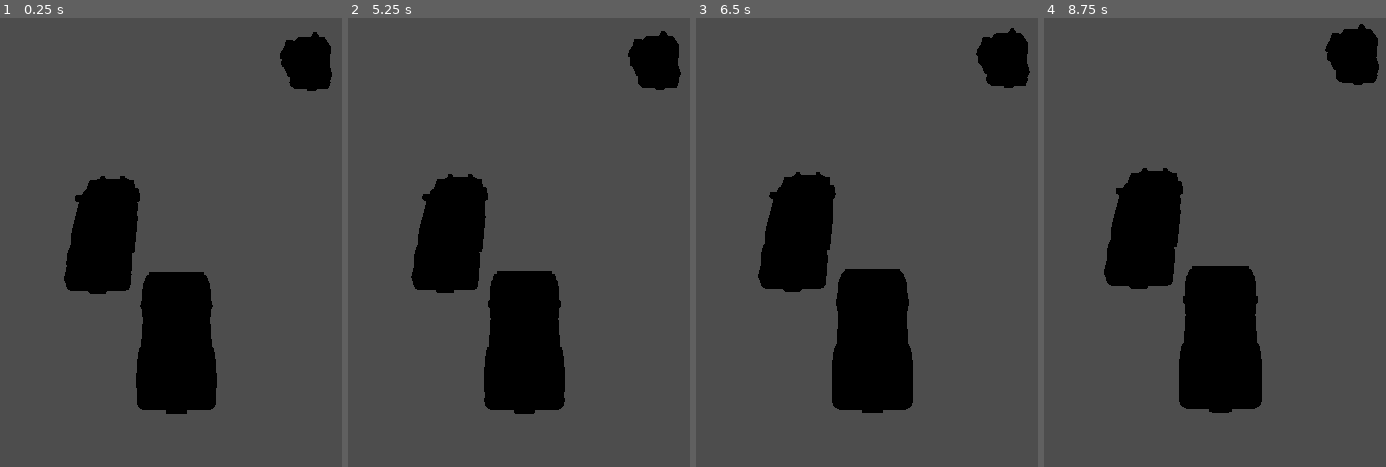
Above: before the commit, frames 1-4 (left to right).
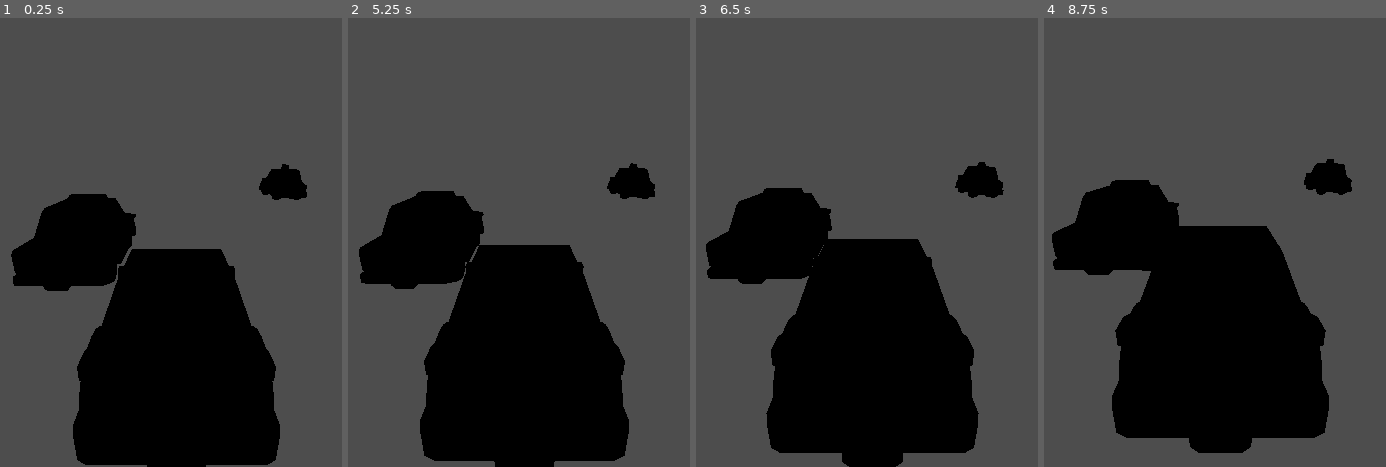
Above: after the commit, the same moments.

Repository: roverem/outrun
Game: Godot game, scene res://game.tscn
Same seed, same stepped clock (60 frames per second), same inputs: the game is played once before the commit and once after it.
Inputs:
- Up to frame 1 (0.25 s): no input
- Up to frame 2 (5.25 s): tap Enter at 0.5, 2, 3.5 s; tap Space at 1.25, 2.75 s
- Up to frame 3 (6.5 s): no input
- Up to frame 4 (8.75 s): no input

The runs differ from the first frame. In frame 1, 23% of the frame differs, in the area x 3-98%, y 3-100%; in frame 2, 23%; in frame 3, 23%; in frame 4, 23%, in the area x 2-98%, y 1-97%.

Commit message:
Cambios de cámara

Diff:
--- a/game.tscn
+++ b/game.tscn
@@ -17,5 +17,6 @@
 [node name="sedan-sports" parent="." instance=ExtResource("3_feb5d")]
 
 [node name="Camera3D" type="Camera3D" parent="sedan-sports"]
-transform = Transform3D(-1, -8.74228e-08, -5.06619e-15, -4.97078e-08, 0.568591, 0.822621, -7.19158e-08, 0.822621, -0.568591, 0, 5.625, -1.72316)
+transform = Transform3D(-1, -8.74228e-08, -6.5273e-15, -8.277e-08, 0.946779, 0.321886, -2.81401e-08, 0.321886, -0.946779, 0, 1.8569, -2.35227)
 current = true
+fov = 80.5
--- /dev/null
+++ b/game2.tscn
@@ -0,0 +1,23 @@
+[gd_scene load_steps=4 format=3 uid="uid://bcbfyaimr2pwe"]
+
+[ext_resource type="Script" uid="uid://dv2c13kbkanq" path="res://game.gd" id="1_oigcv"]
+[ext_resource type="Texture2D" uid="uid://clriqk7a0nr26" path="res://icon.svg" id="2_6ugsd"]
+[ext_resource type="PackedScene" uid="uid://usxntfcawidv" path="res://assets/sedan-sports.glb" id="3_rt4am"]
+
+[node name="Node3D" type="Node3D"]
+script = ExtResource("1_oigcv")
+
+[node name="Sprite3D" type="Sprite3D" parent="."]
+texture = ExtResource("2_6ugsd")
+
+[node name="sedan-sports" parent="." instance=ExtResource("3_rt4am")]
+
+[node name="Camera3D" type="Camera3D" parent="sedan-sports"]
+transform = Transform3D(-1, -8.74228e-08, -5.06619e-15, -4.97078e-08, 0.568591, 0.822621, -7.19158e-08, 0.822621, -0.568591, 0, 5.625, -1.72316)
+current = true
+
+[node name="SpotLight3D2" type="SpotLight3D" parent="sedan-sports"]
+transform = Transform3D(-0.999778, 0, 0.0210819, 0, 1, 0, -0.0210819, 0, -0.999778, -0.390696, 0.69936, 1.09439)
+
+[node name="SpotLight3D3" type="SpotLight3D" parent="sedan-sports"]
+transform = Transform3D(-0.99992, 0, -0.0126184, 0, 1, 0, 0.0126184, 0, -0.99992, 0.402436, 0.69936, 1.11244)
